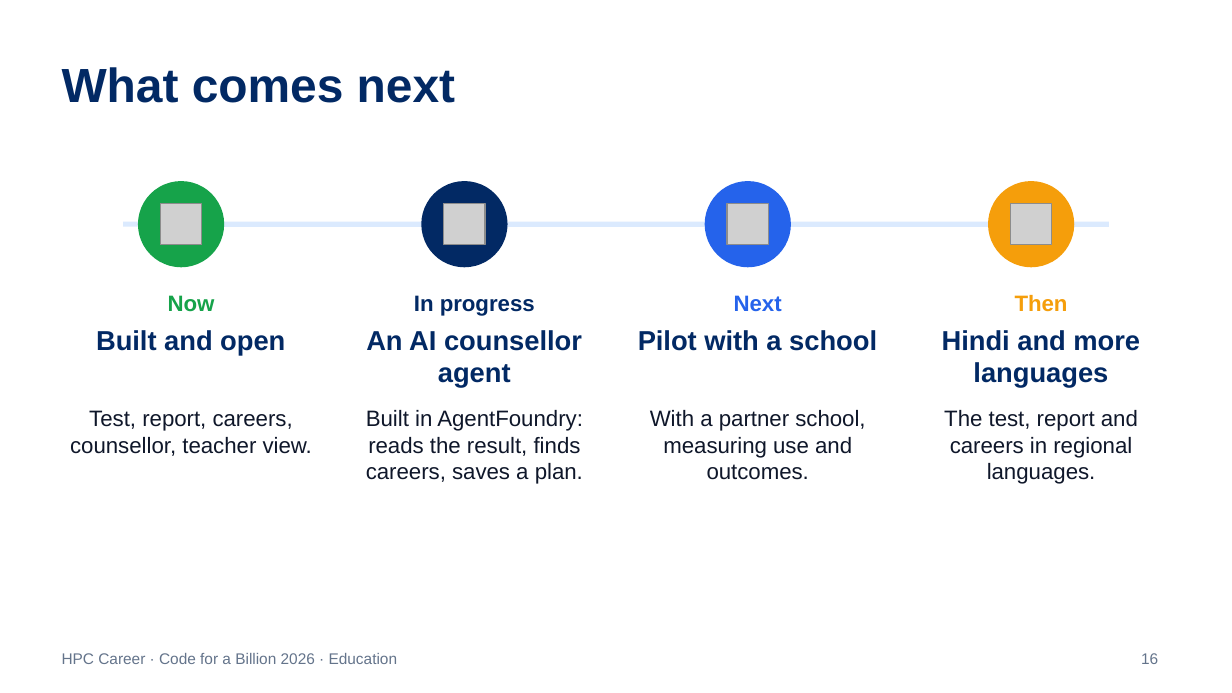
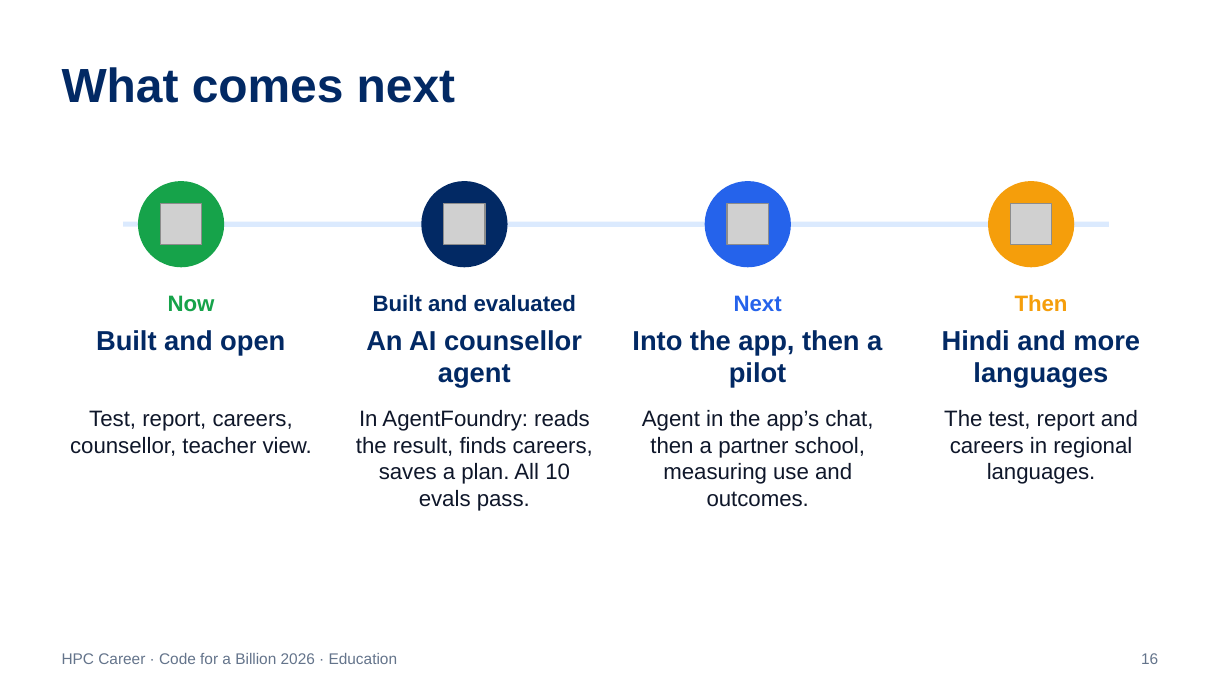
Before and after one commit to om-1115/hpc-career-agent, a slide deck: slide 16 of docs/HPC-Career-Explainer.pptx. Drawn at 1232x693 pixels with LibreOffice and Linux fonts; fonts in the diff are those of the drawing; grey boxes stand for pictures. Boxes give left, top, right and bottom in pixels: in the first picture for what was removed or moved away, otherwise in the second. Text is boxed around its words. In the diff, an @@ line names an element or a change of style, - is before the commit and + after.

Commit message:
Deck and video: the counsellor agent is built and evaluated in AgentFoundry
Roadmap slide and video scene now show the agent as built (10/10 evals),
with connecting it to the app's chat screen and a school pilot as next.
Architecture slide: the test count is now 23, and the agent plugs into
the counsellor. Video re-rendered at 2:58.

```diff
--- a/docs/HPC-Career-Explainer.pptx
+++ b/docs/HPC-Career-Explainer.pptx
@@ text at <box>373,295,576,312</box>: text changed @@
-In progress
+Built and evaluated
@@ text at <box>632,330,882,388</box>: text changed @@
-Pilot with a school
+Into the app, then a pilot
@@ text at <box>356,410,593,511</box>: text changed @@
-Built in AgentFoundry: reads the result, finds careers, saves a plan.
+In AgentFoundry: reads the result, finds careers, saves a plan. All 10 evals pass.
@@ text at <box>642,410,873,507</box>: text changed @@
-With a partner school, measuring use and outcomes.
+Agent in the app’s chat, then a partner school, measuring use and outcomes.
```
Also in this commit, not shown: 1 other slide changed, 4 other files.
